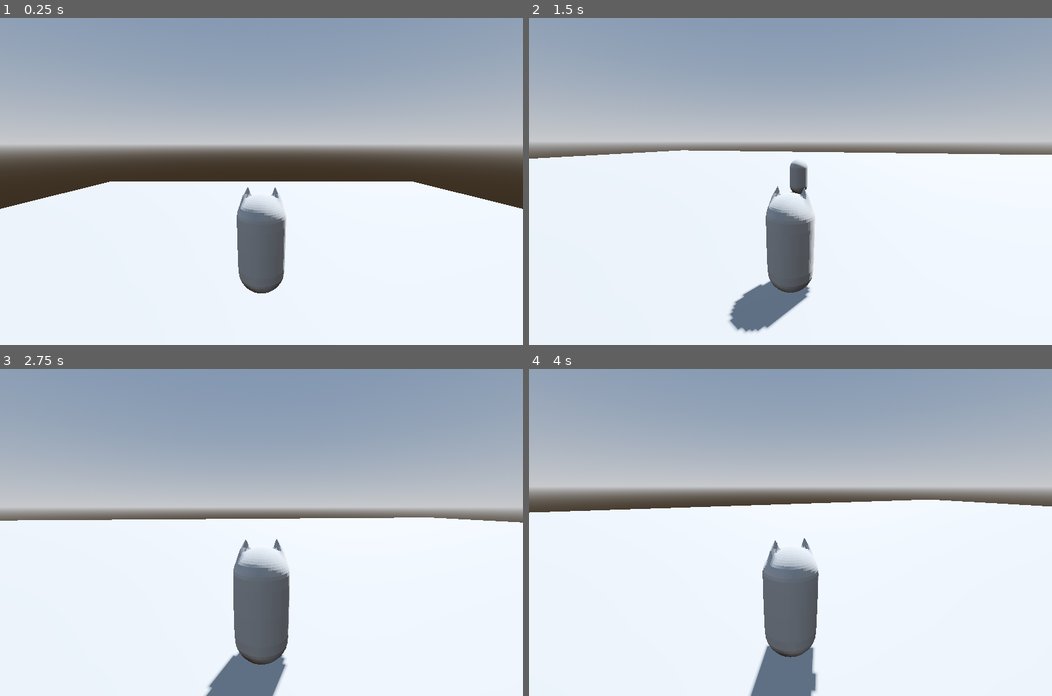
Above: before the commit, frames 1-4 (two rows, left to right).
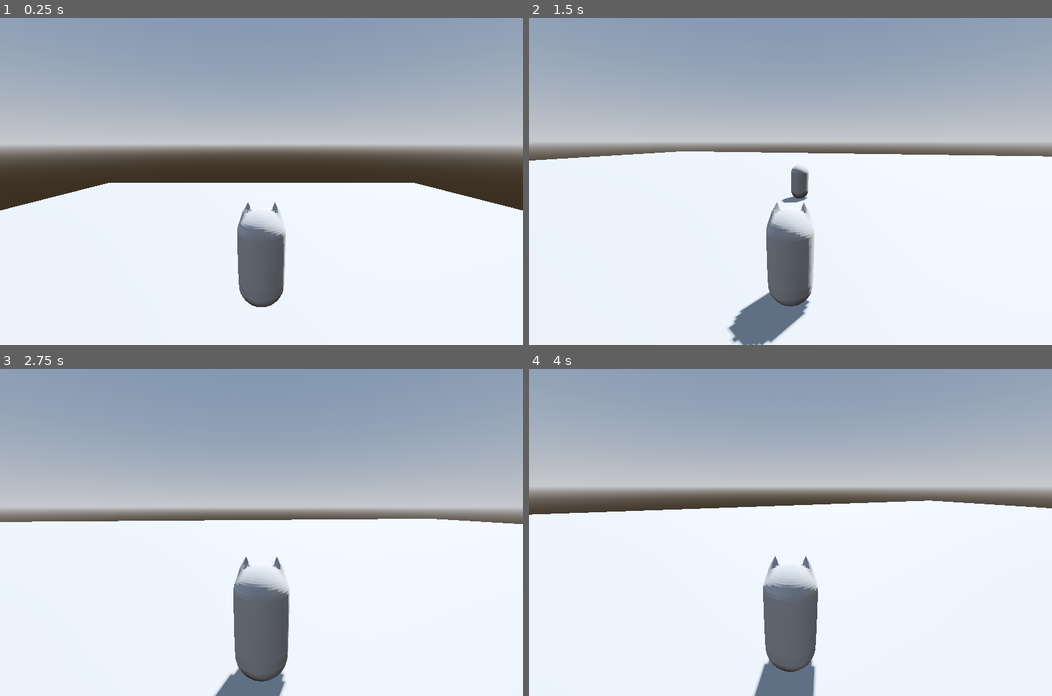
Above: after the commit, the same moments.

Repository: Nutiest/3D-Game-Project
Game: Godot game, scene res://Level.tscn
The game is run twice, just before and just after one commit, with the same random seed, the same clock (stepped at 60 frames per second) and the same inputs.
Inputs (mouse positions are in pixels of both pictures, inside the frame that each line leads up to):
- Up to frame 1 (0.25 s): no input
- Up to frame 2 (1.5 s): move the mouse to (816, 181) at 0.52 s; hold W (Forward) from 0.53 s (still down); tap Mouse wheel up (Zoom In) at 0.6 s; tap Space (Jump) at 0.77 s; move the mouse to (764, 181) at 1.27 s; tap Mouse wheel down (Zoom Out) at 1.35 s
- Up to frame 3 (2.75 s): keep holding W (Forward); tap Space (Jump) at 1.52 s; move the mouse to (271, 525) at 2.02 s; tap Mouse wheel up (Zoom In) at 2.1 s
- Up to frame 4 (4 s): keep holding W (Forward); move the mouse to (785, 539) at 2.77 s; tap Mouse wheel down (Zoom Out) at 2.85 s; tap Space (Jump) at 3.02, 3.77 s; move the mouse to (827, 535) at 3.52 s; tap Mouse wheel up (Zoom In) at 3.6 s

The runs differ from the first frame. In frame 1, 1.7% of the frame differs, in the area x 0-100%, y 50-89%; in frame 2, 3.0%, in the area x 0-100%, y 40-100%; in frame 3, 2.5%; in frame 4, 2.2%.

Commit message:
Player rotation in move direction

Diff:
--- a/Player.gd
+++ b/Player.gd
@@ -1,8 +1,8 @@
 extends CharacterBody3D
 
-@onready var pause_menu := $"TwistPivot/PitchPivot/SpringArm3D/Camera3D/Pause Menu"
-@onready var settings_menu := $"TwistPivot/PitchPivot/SpringArm3D/Camera3D/Settings Menu"
-@onready var spring_arm := $"TwistPivot/PitchPivot/SpringArm3D"
+@onready var pause_menu := $"SpringArm3D/Camera3D/Pause Menu"
+@onready var settings_menu := $"SpringArm3D/Camera3D/Settings Menu"
+@onready var spring_arm := $"SpringArm3D"
 @export var paused := false
 
 var SPEED = 10.0
@@ -12,8 +12,8 @@
 var twist_input := 0.0
 var pitch_input := 0.0
 
-@onready var twist_pivot := $TwistPivot
-@onready var pitch_pivot := $TwistPivot/PitchPivot
+#@onready var twist_pivot := $TwistPivot
+#@onready var pitch_pivot := $TwistPivot/PitchPivot
 
 # Get the gravity from the project settings to be synced with RigidBody nodes.
 var gravity = ProjectSettings.get_setting("physics/3d/default_gravity")
@@ -41,15 +41,14 @@
 	# Get the input direction and handle the movement/deceleration.
 	# As good practice, you should replace UI actions with custom gameplay actions.
 	var input_dir = Input.get_vector("Left", "Right", "Forward", "Backward")
-	var direction = (twist_pivot.basis * Vector3(input_dir.x, 0, input_dir.y)).normalized()
+	var direction = (spring_arm.basis * Vector3(input_dir.x, 0, input_dir.y)).normalized()
 	if direction:
+		$MeshInstance3D.look_at(position + Vector3(direction.x,0,direction.z))
 		velocity.x = direction.x * SPEED
 		velocity.z = direction.z * SPEED
 	else:
 		velocity.x = move_toward(velocity.x, 0, SPEED)
 		velocity.z = move_toward(velocity.z, 0, SPEED)
-
-	#$MeshInstance3D.look_at(direction)
 
 	if Input.is_action_just_pressed("Pause"):
 		open_close_pause_menu()
@@ -59,9 +58,10 @@
 
 
 func mouse_movement() -> void:
-	twist_pivot.rotate_y(twist_input)
-	pitch_pivot.rotate_x(pitch_input)
-	pitch_pivot.rotation_degrees.x = clamp(pitch_pivot.rotation_degrees.x, -90, 32)
+	spring_arm.rotate_y(twist_input)
+	spring_arm.rotate_x(pitch_input)
+	spring_arm.rotation.z = 0.0
+	spring_arm.rotation_degrees.x = clamp(spring_arm.rotation_degrees.x, -90, 32)
 
 	twist_input = 0.0
 	pitch_input = 0.0
--- a/Player.tscn
+++ b/Player.tscn
@@ -16,28 +16,22 @@
 [node name="CollisionShape3D" type="CollisionShape3D" parent="."]
 shape = SubResource("CapsuleShape3D_28n0u")
 
-[node name="TwistPivot" type="Node3D" parent="."]
-transform = Transform3D(1, 0, 0, 0, 1, 0, 0, 0, 1, 0, 1.2, 0)
-
-[node name="PitchPivot" type="Node3D" parent="TwistPivot"]
-transform = Transform3D(1, 0, 0, 0, 0.984808, 0.173648, 0, -0.173648, 0.984808, 0, 0, 0)
-
-[node name="SpringArm3D" type="SpringArm3D" parent="TwistPivot/PitchPivot"]
-transform = Transform3D(1, 0, 0, 0, 1, 1.49012e-08, 0, -1.49012e-08, 1, 0, 0, 0)
+[node name="SpringArm3D" type="SpringArm3D" parent="."]
+transform = Transform3D(1, 0, 0, 0, 0.984808, 0.173648, 0, -0.173648, 0.984808, 0, 1.5, 0)
 collision_mask = 3
 spring_length = 4.0
 
-[node name="Camera3D" type="Camera3D" parent="TwistPivot/PitchPivot/SpringArm3D"]
+[node name="Camera3D" type="Camera3D" parent="SpringArm3D"]
 transform = Transform3D(1, 0, 0, 0, 1, 1.49012e-08, 0, -1.49012e-08, 1, 0, 0, 0)
 
-[node name="Pause Menu" parent="TwistPivot/PitchPivot/SpringArm3D/Camera3D" instance=ExtResource("3_a8l80")]
+[node name="Pause Menu" parent="SpringArm3D/Camera3D" instance=ExtResource("3_a8l80")]
 anchors_preset = 8
 offset_left = 0.0
 offset_top = 0.0
 offset_right = 0.0
 offset_bottom = 0.0
 
-[node name="Settings Menu" parent="TwistPivot/PitchPivot/SpringArm3D/Camera3D" instance=ExtResource("4_jy4bg")]
+[node name="Settings Menu" parent="SpringArm3D/Camera3D" instance=ExtResource("4_jy4bg")]
 anchors_preset = 8
 offset_left = 0.0
 offset_top = 0.0
